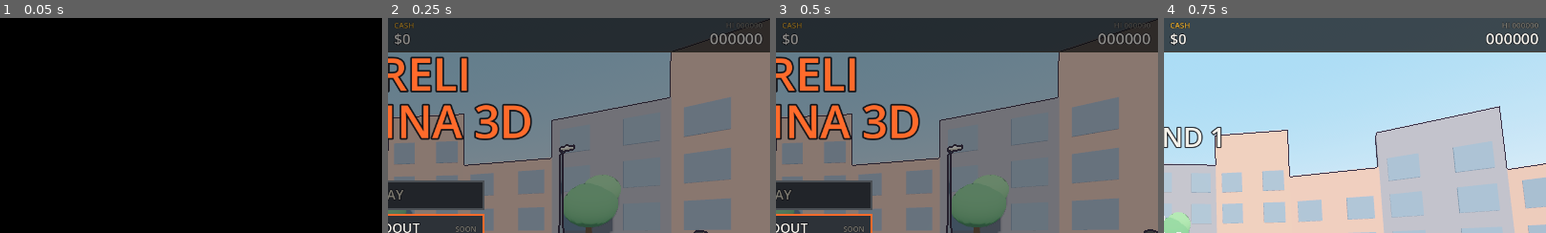
Above: before the commit, frames 1-4 (left to right).
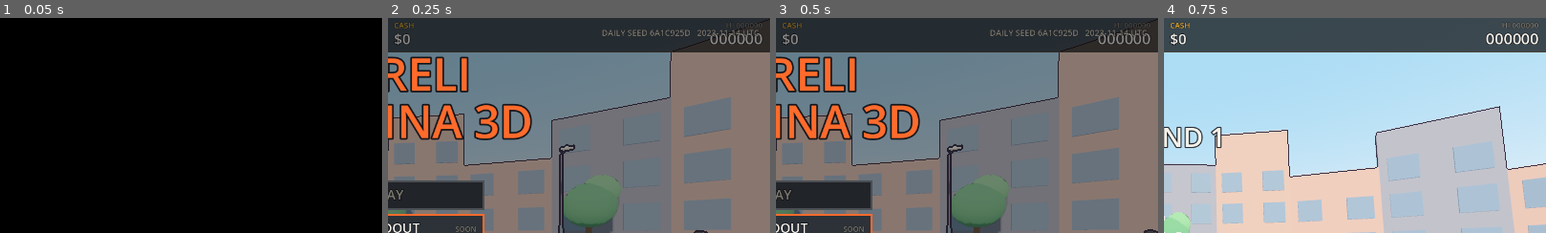
Above: after the commit, the same moments.

Repository: GVihi/FstreliBiciklina3D
Game: Godot game, scene res://main.tscn
Same seed, same stepped clock (60 frames per second), same inputs: the game is played once before the commit and once after it.
Inputs (mouse positions are % of the whole screen's width and height, from its top left):
- Up to frame 1 (0.05 s): no input
- Up to frame 2 (0.25 s): no input
- Up to frame 3 (0.5 s): no input
- Up to frame 4 (0.75 s): tap Enter at 0.5 s; move the mouse to (72, 45) at 0.52 s; hold Right from 0.53 s (still down); tap R at 0.6 s; click (72, 45) at 0.67 s
The pictures show only the part of the screen within x 50-100%, y 0-50%; the shares and areas given below are measured in that part.

Frame 1 is identical in both runs. In frame 2, 0.5% of the frame differs, in the area x 56-97%, y 5-9%; in frame 3, 0.5%; in frame 4, nothing differs.

Commit message:
Generate a daily seed
Adds scripts/daily.gd: a stable 32-bit FNV-1a seed derived from the UTC
date, so every player gets the same seed on the same day. main.gd keeps
it in daily_seed (refreshed at start-up and on returning to the title),
and the title screen shows it in the top-right corner.

Co-Authored-By: Claude Sonnet 5.5 <noreply@anthropic.com>
Claude-Session: https://claude.ai/code/session_01LR1xdiBLmrBCBqtKDFaHud

Diff:
--- /dev/null
+++ b/scripts/daily.gd
@@ -0,0 +1,29 @@
+extends RefCounted
+# Daily seed: one integer per calendar day, the same for every player.
+# The day is taken in UTC, so a player in Ljubljana and a player in Tokyo get the same seed on the same date.
+# The seed is a 32-bit FNV-1a hash of the "YYYY-MM-DD" text. It is hand written (not String.hash())
+# so the value can never change between Godot versions, which matters once scores are compared online.
+
+const FNV_OFFSET = 2166136261
+const FNV_PRIME = 16777619
+
+# "YYYY-MM-DD" for the current UTC day, or for the given unix time.
+static func date_string(unix_time: int = -1) -> String:
+	var t = unix_time
+	if t < 0:
+		t = int(Time.get_unix_time_from_system())
+	return Time.get_date_string_from_unix_time(t)
+
+# Stable 32-bit seed (0 .. 4294967295) for a "YYYY-MM-DD" string.
+static func seed_for(date: String) -> int:
+	var h = FNV_OFFSET
+	for i in range(date.length()):
+		h = ((h ^ date.unicode_at(i)) * FNV_PRIME) & 0xFFFFFFFF
+	return h
+
+static func today_seed() -> int:
+	return seed_for(date_string())
+
+# Short text for screens, e.g. "7F3A91C2".
+static func seed_text(s: int) -> String:
+	return "%08X" % s
--- a/scripts/hud.gd
+++ b/scripts/hud.gd
@@ -309,6 +309,7 @@
 		_txt(item["label"], r.position.x + r.size.x * 0.5, base, int(22 * k), TEXT if on else GRAY, 1)
 		if item.get("soon", false):
 			_txt("SOON", r.position.x + r.size.x - 12.0 * k, base - 2.0 * k, int(12 * k), GRAY, 2)
+	_txt(g.daily_label, size.x - 18.0 * k, 30.0 * k, int(14 * k), GRAY, 2)
 	if g.hi > 0:
 		_txt("HIGH SCORE " + str(g.hi).pad_zeros(6), cx, size.y * 0.885, int(20 * k), GOLD, 1)
 	_txt("WASD MOVE   SHIFT RUN   SPACE DASH   MOUSE AIM   CLICK SHOOT   R RELOAD   Q MELEE", cx, size.y * 0.93, int(14 * k), GRAY, 1)
--- a/scripts/main.gd
+++ b/scripts/main.gd
@@ -24,6 +24,7 @@
 const InputScript = preload("res://scripts/input.gd")
 const PlayerScript = preload("res://scripts/player.gd")
 const ScoresScript = preload("res://scripts/scores.gd")
+const DailyScript = preload("res://scripts/daily.gd")
 
 # ------------------------------------------------------------------ tuning
 # The arena is a roundabout (ring.gd). All rules still work in "street" coordinates: x along the road,
@@ -89,6 +90,9 @@
 var round_n = 1
 var score = 0
 var hi = 0
+var daily_date = ""          # UTC date the daily seed belongs to, "YYYY-MM-DD"
+var daily_seed = 0           # same for every player on that date (daily.gd); the daily run mode will use it
+var daily_label = ""         # title-screen text for the above
 var hearts = 3
 var combo = 0
 var best_combo = 0
@@ -242,6 +246,7 @@
 # ================================================================== setup
 func _ready() -> void:
 	randomize()
+	refresh_daily_seed()
 	hi = settings.load_hi()
 	settings.load_settings()
 	hearts = MAXHEARTS
@@ -431,6 +436,13 @@
 var input_sys = InputScript.new(self)   # input.gd: Input: mouse, keyboard and gamepad handling, menu clicks and weapon switching.
 var player_sys = PlayerScript.new(self)   # player.gd: Player: movement, dash and slide, perfect dodges, aim assist, spread and gun handling.
 
+# Recomputes today's daily seed (UTC date). Called at start-up and whenever the title screen opens,
+# so a game left running past midnight UTC picks up the new day's seed.
+func refresh_daily_seed() -> void:
+	daily_date = DailyScript.date_string()
+	daily_seed = DailyScript.seed_for(daily_date)
+	daily_label = "DAILY SEED %s   %s UTC" % [DailyScript.seed_text(daily_seed), daily_date]
+
 # the HUD calls these two on main, so they stay as thin wrappers
 func get_setting(id: String):
 	return settings.get_setting(id)
@@ -517,6 +529,7 @@
 	title_page = ""
 	last_rank = -1
 	name_entry = false
+	refresh_daily_seed()
 	Input.mouse_mode = Input.MOUSE_MODE_VISIBLE
 
 # leave a run in progress (pause menu: quit to title); the run is simply dropped
Not shown, changed: README.md
